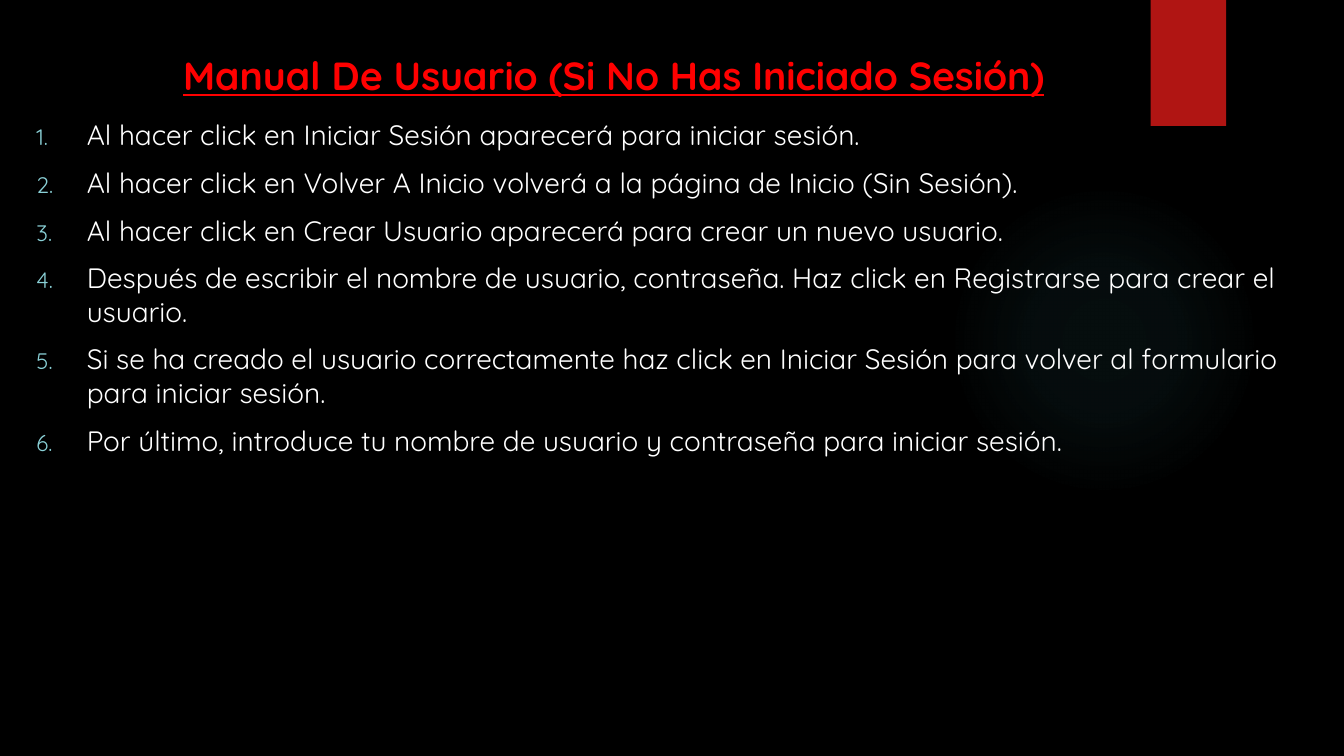
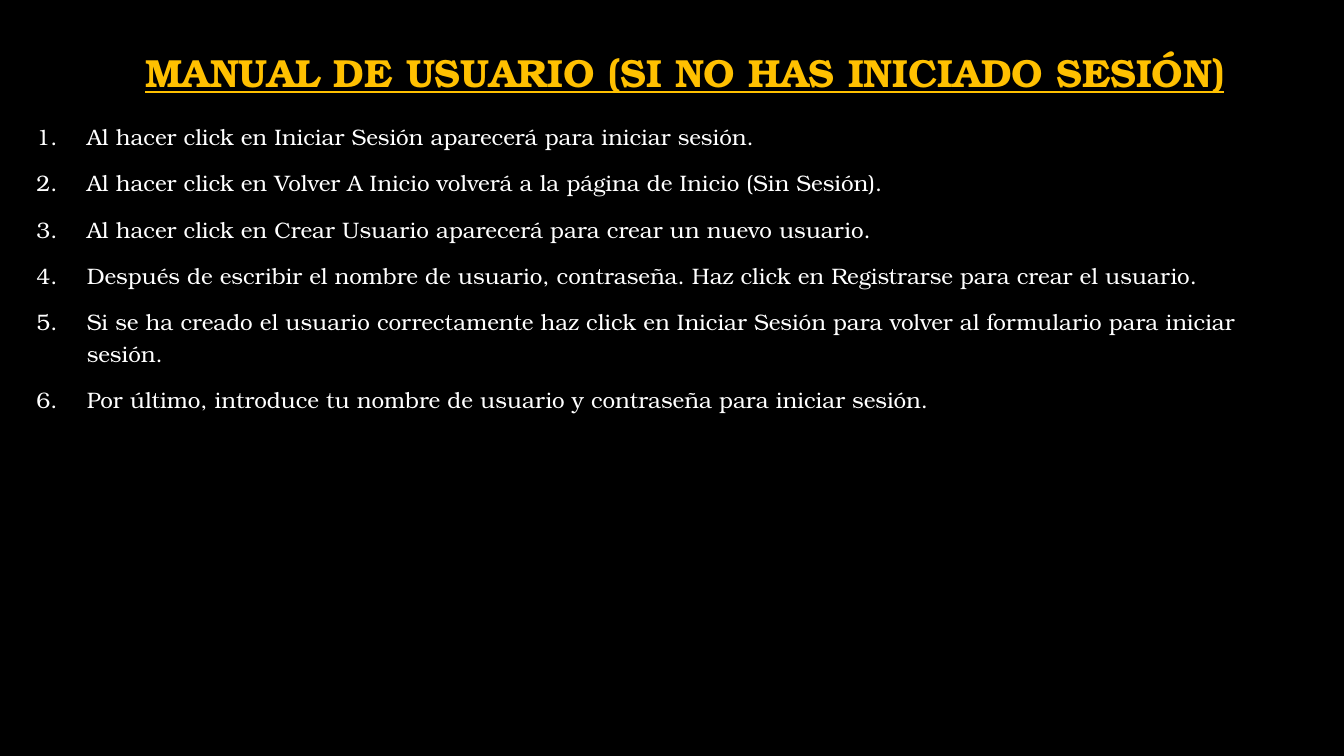
Before and after one commit to Fleon02/VolandoVoy, a slide deck: slide 18 of Presentación Trabajo Fin De Grado David Corredor Miguel, Antonio Castillo y Francisco Leon.pptx (slide 13 before the commit). Drawn at 1344x756 pixels with LibreOffice and Linux fonts; fonts in the diff are those of the drawing; background and template pictures are left out. Boxes give left, top, right and bottom in pixels: in the first picture for what was removed or moved away, otherwise in the second. Text is boxed around its words. In the diff, an @@ line names an element or a change of style, - is before the commit and + after.

```diff
--- a/Presentación Trabajo Fin De Grado David Corredor Miguel, Antonio Castillo y Francisco Leon.pptx
+++ b/Presentación Trabajo Fin De Grado David Corredor Miguel, Antonio Castillo y Francisco Leon.pptx
@@ rectangle removed at <box>1150,0,1226,126</box> @@
@@ title at <box>145,51,1224,93</box>: text changed; font Quicksand to TeX Gyre Bonum; text colour #FF0000 to #FFC000 @@
-Manual De Usuario (Si No Has Iniciado Sesión)
+MANUAL DE USUARIO (SI NO HAS INICIADO SESIÓN)
@@ text "Al hacer click en Iniciar ..." at <box>87,129,1235,414</box>: size 20 to 16 pt, font Quicksand to TeX Gyre Bonum; line spacing 1 to 1.2 @@
@@ ellipse removed at <box>949,185,1259,495</box> @@
```
Also in this commit, not shown: 13 other slides changed, 9 slides added, 2 slides removed, 1 other file.
